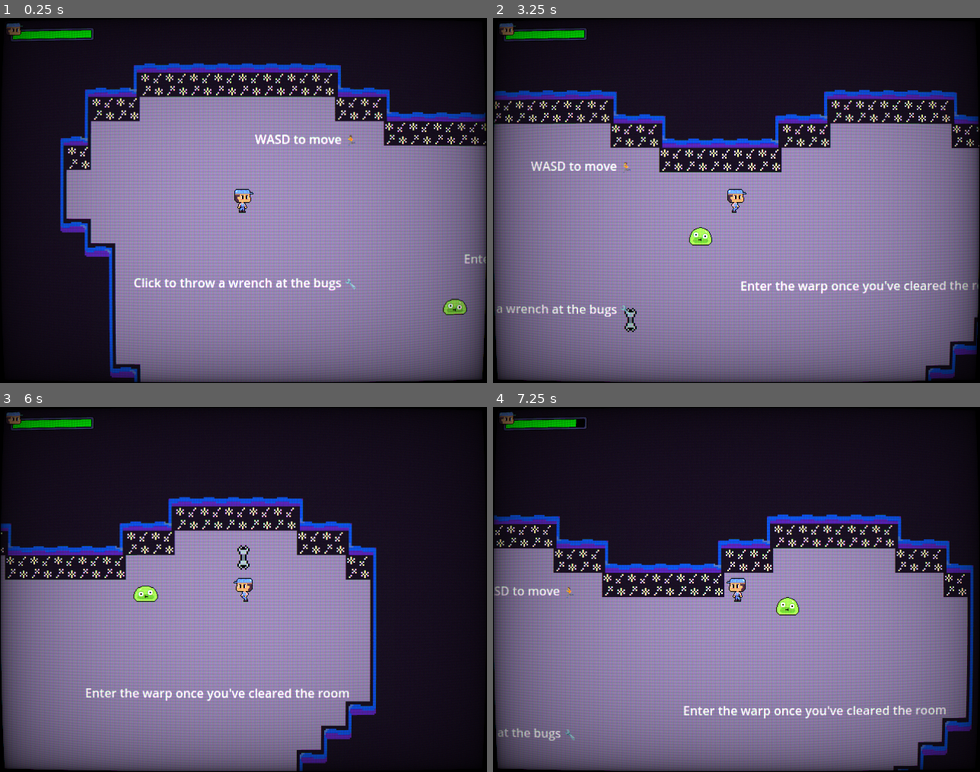
Above: before the commit, frames 1-4 (two rows, left to right).
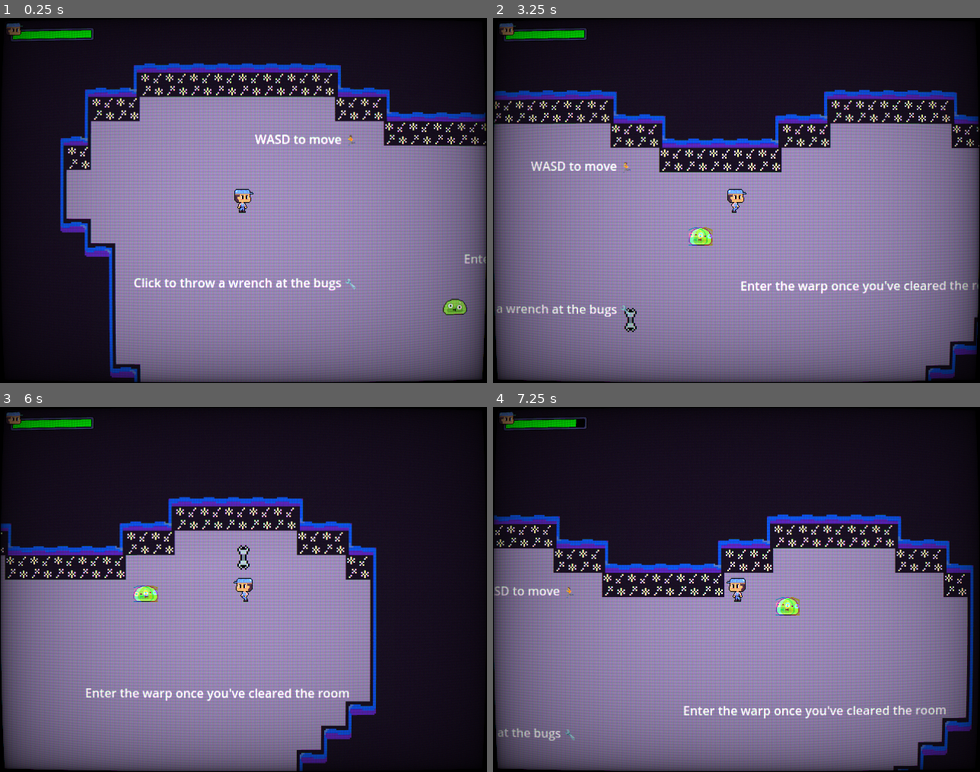
Above: after the commit, the same moments.

Repository: EncryptedCow/AGJ24
Game: Godot game, scene res://scenes/cabinets/cabinet1/cabinet1.tscn
Same seed, same stepped clock (60 frames per second), same inputs: the game is played once before the commit and once after it. This scene is started directly instead of the project's main scene. The engine's default icon, where the game draws it, is replaced by a stand-in: a white triangle on a blue panel in a dark square.
Inputs (mouse positions are in pixels of both pictures, inside the frame that each line leads up to):
- Up to frame 1 (0.25 s): no input
- Up to frame 2 (3.25 s): tap Enter every 0.75 s from 0.5 to 2.75 s; move the mouse to (843, 182) at 0.52 s; press the mouse at (843, 182) at 0.53 s; hold D (move_right) 0.53-2.03 s; tap W (move_up) at 0.77, 1.52, 3.02 s; move the mouse to (639, 218) at 1.27 s; release the mouse at (639, 218) at 1.28 s; click (639, 218) at 1.35 s; move the mouse to (785, 120) at 2.02 s; press the mouse at (785, 120) at 2.03 s; hold A (move_left) 2.03-2.78 s; move the mouse to (712, 273) at 2.77 s; release the mouse at (712, 273) at 2.78 s; hold D (move_right) from 2.78 s (still down); click (712, 273) at 2.85 s
- Up to frame 3 (6 s): tap Enter at 3.5, 4.25 s; move the mouse to (389, 644) at 3.52 s; press the mouse at (389, 644) at 3.53 s; tap W (move_up) at 3.77, 4.52 s; move the mouse to (97, 534) at 4.27 s; release D (move_right) at 4.28 s; release the mouse at (97, 534) at 4.28 s; hold A (move_left) 4.28-5.03 s; click (97, 534) at 4.35 s; move the mouse to (267, 589) at 5.02 s; press the mouse at (267, 589) at 5.03 s; hold D (move_right) 5.03-5.78 s; move the mouse to (170, 498) at 5.77 s; release the mouse at (170, 498) at 5.78 s; hold A (move_left) from 5.78 s (still down); click (170, 498) at 5.85 s
- Up to frame 4 (7.25 s): keep holding A (move_left); tap W (move_up) at 6.02, 6.77 s; move the mouse to (843, 571) at 6.52 s; press the mouse at (843, 571) at 6.53 s

The runs differ from the first frame. In frame 1, less than 0.1% of the frame differs, in the area x 17-98%, y 19-31%; in frame 2, 0.2%; in frame 3, 0.2%; in frame 4, 0.2%, in the area x 1-94%, y 33-58%.

Commit message:
Update effects

Diff:
--- a/entities/enemies/melee_enemy.tscn
+++ b/entities/enemies/melee_enemy.tscn
@@ -1,8 +1,10 @@
-[gd_scene load_steps=12 format=3 uid="uid://d17emb1tkh1vo"]
+[gd_scene load_steps=15 format=3 uid="uid://d17emb1tkh1vo"]
 
 [ext_resource type="PackedScene" uid="uid://b455gke4ucqxq" path="res://entities/base_enemy.tscn" id="1_wn5hq"]
 [ext_resource type="Texture2D" uid="uid://bmd6m0om403i4" path="res://textures/enemies/Slime-Sheet.png" id="2_ovn1w"]
+[ext_resource type="Shader" path="res://shaders/glitch.gdshader" id="3_10vtv"]
 [ext_resource type="Script" path="res://components/sprite_animation.gd" id="3_xkkyq"]
+[ext_resource type="Texture2D" uid="uid://dcbvufsw0pjyr" path="res://icon.svg" id="4_2iba4"]
 [ext_resource type="Script" path="res://components/enemy_controllers/ranged_enemy_controller.gd" id="4_4nhtk"]
 [ext_resource type="Script" path="res://components/hurtbox/hurtbox.gd" id="4_wx8o0"]
 
@@ -42,6 +44,14 @@
 "speed": 5.0
 }]
 
+[sub_resource type="ShaderMaterial" id="ShaderMaterial_lmn4s"]
+shader = ExtResource("3_10vtv")
+shader_parameter/shake_power = 0.001
+shader_parameter/shake_rate = 0.2
+shader_parameter/shake_speed = 5.0
+shader_parameter/shake_block_size = 30.5
+shader_parameter/shake_color_rate = 0.01
+
 [sub_resource type="CircleShape2D" id="CircleShape2D_v8t7i"]
 radius = 16.0
 
@@ -57,12 +67,16 @@
 sprite_frames = SubResource("SpriteFrames_6hv8q")
 animation = &"idle"
 
-[node name="SpriteAnimation" type="Node" parent="." index="2" node_paths=PackedStringArray("body", "sprite")]
+[node name="Glitch" type="Sprite2D" parent="." index="2"]
+material = SubResource("ShaderMaterial_lmn4s")
+texture = ExtResource("4_2iba4")
+
+[node name="SpriteAnimation" type="Node" parent="." index="3" node_paths=PackedStringArray("body", "sprite")]
 script = ExtResource("3_xkkyq")
 body = NodePath("..")
 sprite = NodePath("../AnimatedSprite2D")
 
-[node name="Hitbox" parent="." index="4"]
+[node name="Hitbox" parent="." index="5"]
 collision_layer = 8
 collision_mask = 4
 metadata/_edit_group_ = true
@@ -71,7 +85,7 @@
 [node name="CollisionShape2D" type="CollisionShape2D" parent="Hitbox" index="0"]
 shape = SubResource("CircleShape2D_v8t7i")
 
-[node name="Hurtbox" type="Area2D" parent="." index="5"]
+[node name="Hurtbox" type="Area2D" parent="." index="6"]
 scale = Vector2(2, 2)
 collision_layer = 0
 collision_mask = 4
@@ -80,10 +94,10 @@
 [node name="HurtboxShape" type="CollisionShape2D" parent="Hurtbox" index="0"]
 shape = SubResource("CircleShape2D_tvjdu")
 
-[node name="MovementTimer" type="Timer" parent="." index="6"]
+[node name="MovementTimer" type="Timer" parent="." index="7"]
 autostart = true
 
-[node name="RangedEnemyController" type="Node" parent="." index="7" node_paths=PackedStringArray("body", "move_timer")]
+[node name="RangedEnemyController" type="Node" parent="." index="8" node_paths=PackedStringArray("body", "move_timer")]
 script = ExtResource("4_4nhtk")
 body = NodePath("..")
 randomize_behaviour = false
--- a/entities/enemies/racecar_enemy.tscn
+++ b/entities/enemies/racecar_enemy.tscn
@@ -1,11 +1,13 @@
-[gd_scene load_steps=12 format=3 uid="uid://c8hplnct4os5q"]
+[gd_scene load_steps=15 format=3 uid="uid://c8hplnct4os5q"]
 
 [ext_resource type="PackedScene" uid="uid://b455gke4ucqxq" path="res://entities/base_enemy.tscn" id="1_k8422"]
 [ext_resource type="Texture2D" uid="uid://bmd6m0om403i4" path="res://textures/enemies/Slime-Sheet.png" id="2_th7g5"]
 [ext_resource type="Texture2D" uid="uid://6t00fotiv400" path="res://textures/enemies/Racecar.png" id="3_8xgbx"]
 [ext_resource type="Script" path="res://components/sprite_animation.gd" id="3_nmwnj"]
 [ext_resource type="Script" path="res://components/hurtbox/hurtbox.gd" id="4_elhrc"]
+[ext_resource type="Shader" path="res://shaders/glitch.gdshader" id="5_mlale"]
 [ext_resource type="Script" path="res://components/enemy_controllers/ranged_enemy_controller.gd" id="5_xre61"]
+[ext_resource type="Texture2D" uid="uid://dcbvufsw0pjyr" path="res://icon.svg" id="6_f06t5"]
 
 [sub_resource type="CircleShape2D" id="CircleShape2D_t1lc1"]
 radius = 16.0
@@ -33,6 +35,14 @@
 "speed": 5.0
 }]
 
+[sub_resource type="ShaderMaterial" id="ShaderMaterial_l1w5l"]
+shader = ExtResource("5_mlale")
+shader_parameter/shake_power = 0.001
+shader_parameter/shake_rate = 0.2
+shader_parameter/shake_speed = 5.0
+shader_parameter/shake_block_size = 30.5
+shader_parameter/shake_color_rate = 0.01
+
 [sub_resource type="CircleShape2D" id="CircleShape2D_v8t7i"]
 radius = 16.0
 
@@ -57,11 +67,17 @@
 body = NodePath("..")
 sprite = NodePath("../AnimatedSprite2D")
 
-[node name="Stats" parent="." index="3"]
+[node name="Glitch" type="Sprite2D" parent="." index="3"]
+material = SubResource("ShaderMaterial_l1w5l")
+position = Vector2(0.166666, 1.5)
+scale = Vector2(0.677083, 1.15625)
+texture = ExtResource("6_f06t5")
+
+[node name="Stats" parent="." index="4"]
 max_health = 999.0
 health = 999.0
 
-[node name="Hitbox" parent="." index="4"]
+[node name="Hitbox" parent="." index="5"]
 collision_layer = 0
 collision_mask = 4
 metadata/_edit_group_ = true
@@ -70,7 +86,7 @@
 [node name="CollisionShape2D" type="CollisionShape2D" parent="Hitbox" index="0"]
 shape = SubResource("CircleShape2D_v8t7i")
 
-[node name="Hurtbox" type="Area2D" parent="." index="5"]
+[node name="Hurtbox" type="Area2D" parent="." index="6"]
 scale = Vector2(2, 2)
 collision_layer = 0
 collision_mask = 4
@@ -79,10 +95,10 @@
 [node name="HurtboxShape" type="CollisionShape2D" parent="Hurtbox" index="0"]
 shape = SubResource("RectangleShape2D_n23l8")
 
-[node name="MovementTimer" type="Timer" parent="." index="6"]
+[node name="MovementTimer" type="Timer" parent="." index="7"]
 autostart = true
 
-[node name="RangedEnemyController" type="Node" parent="." index="7" node_paths=PackedStringArray("body", "move_timer")]
+[node name="RangedEnemyController" type="Node" parent="." index="8" node_paths=PackedStringArray("body", "move_timer")]
 script = ExtResource("5_xre61")
 body = NodePath("..")
 randomize_behaviour = false
--- a/scenes/cabinets/base_level.tscn
+++ b/scenes/cabinets/base_level.tscn
@@ -16,8 +16,8 @@
 shader_parameter/vignette_amount = 0.6
 shader_parameter/vignette_intensity = 0.352
 shader_parameter/aberation_amount = 0.5
-shader_parameter/roll_line_amount = 0.3
-shader_parameter/roll_speed = 3.8e-07
+shader_parameter/roll_line_amount = 0.01
+shader_parameter/roll_speed = 5.0
 shader_parameter/scan_line_strength = -8.0
 shader_parameter/pixel_strength = -2.0
 
